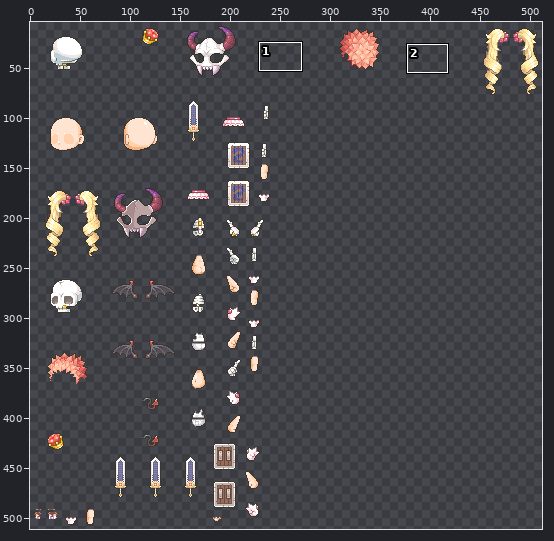
Sprite sheet: resources/dragonbones/bones_human01_tex.png. The picture above shows the old version from afar; the outline marks the close-up.
Close-up. As it was:
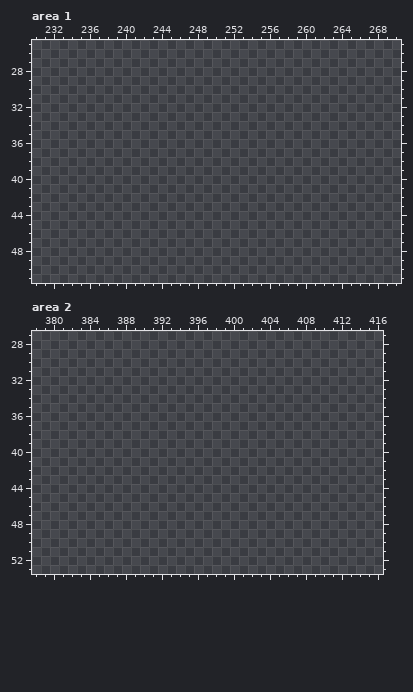
The file is 512x512 pixels. Colours within 5 levels of each other are drawn and written as one. Shown: area 1: x 230..270, y 25..51; area 2: x 378..416, y 27..53. The old version is drawn lined up with the new one. The wide view leaves out empty margins.
The same view after the edit:
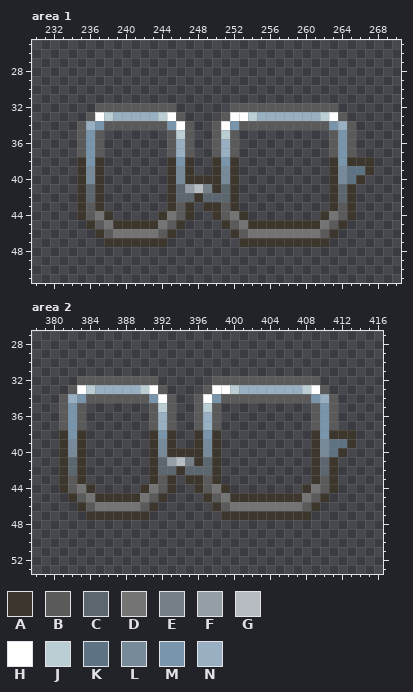
Palette (. is transparent): A #3c362d  B #5a5a5a  C #5c666f  D #747474  E #757f87  F #969ea5  G #b6bcc1  H #ffffff  J #baced4  K #5d7283  L #778a9a  M #7895ac  N #99b0c3
Diff:
drawings rearranged on the sheet (the old picture shows each at its new place)
Changed rows in their new state; - is an unchanged pixel.
Area 1:
first column x 235:
32 --BBBBBBBBB------BBBBBBBBBBBB----
33 -BHJNNNNNJHB----BHHJNNNNNNNJHB---
34 BNMBBBBBBBMHB--BHMBBBBBBBBBBMNB--
35 BMB-------BJB--BJB----------BMB--
36 BMB-------BNB--BNB----------BMB--
37 BMB-------BNB--BNB----------BMB--
38 AMA-------AMA--AMA----------AMAAA
39 ALA-------ALA--ALA----------ALKKA
40 ALA-------ALAAAALA----------ALKA-
41 ACA-------ACFGEACA----------ACA--
42 ACA-------ACCACCCA----------ACA--
43 ABA-------ABA-AABA----------ABA--
44 ABDA-----ADBA--ABDA--------ADBA--
45 -ABDAAAAADBA----ABDAAAAAAAADBA---
46 --ABDDDDDBA------ABDDDDDDDDBA----
47 ---AAAAAAA--------AAAAAAAAAA-----
Area 2:
first column x 381:
32 --BBBBBBBBB------BBBBBBBBBBBB----
33 -BHJNNNNNJHB----BHHJNNNNNNNJHB---
34 BNMBBBBBBBMHB--BHMBBBBBBBBBBMNB--
35 BMB-------BJB--BJB----------BMB--
36 BMB-------BNB--BNB----------BMB--
37 BMB-------BNB--BNB----------BMB--
38 AMA-------AMA--AMA----------AMAAA
39 ALA-------ALA--ALA----------ALKKA
40 ALA-------ALAAAALA----------ALKA-
41 ACA-------ACFGEACA----------ACA--
42 ACA-------ACCACCCA----------ACA--
43 ABA-------ABA-AABA----------ABA--
44 ABDA-----ADBA--ABDA--------ADBA--
45 -ABDAAAAADBA----ABDAAAAAAAADBA---
46 --ABDDDDDBA------ABDDDDDDDDBA----
47 ---AAAAAAA--------AAAAAAAAAA-----
Where, in picture pixels (left, top, right, bottom), the same in both close-ups:
added: (77, 103, 374, 247)
added: (59, 376, 356, 520)
